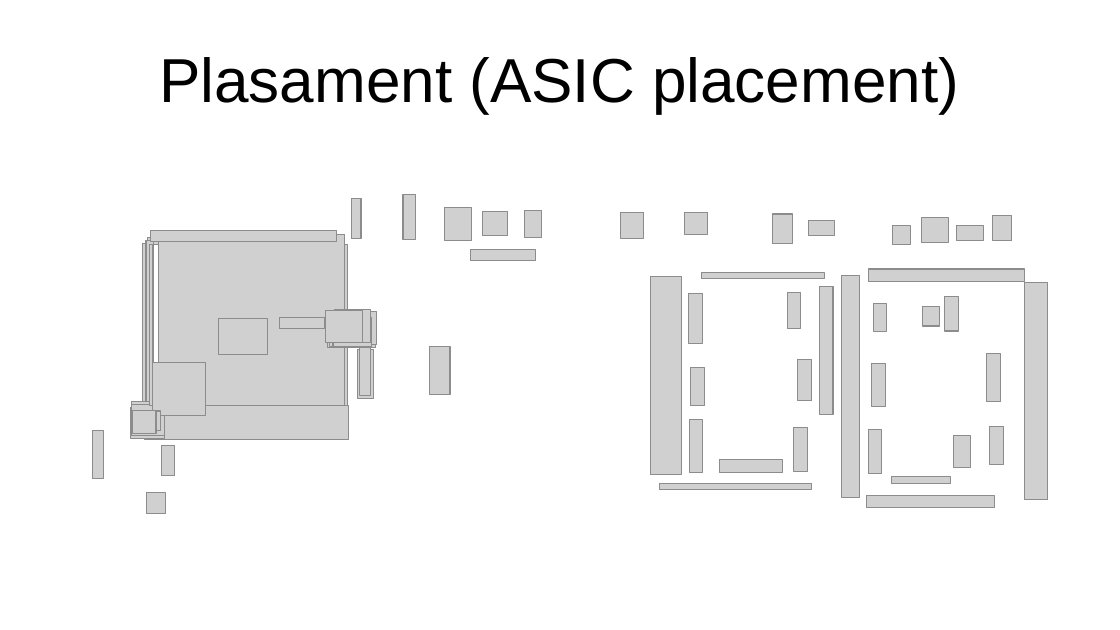
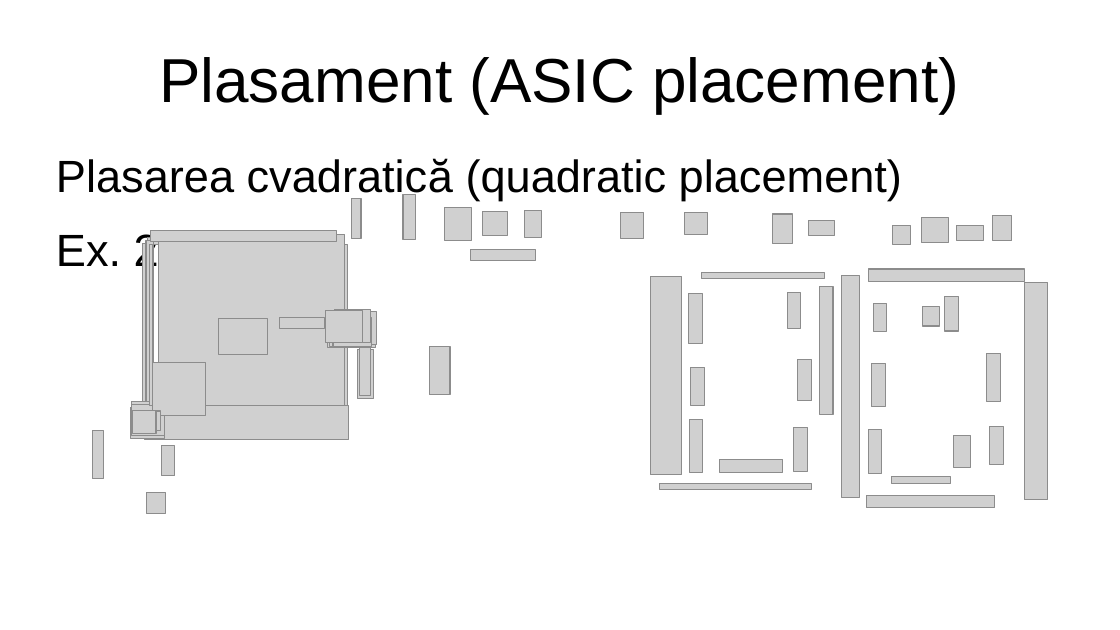
Before and after one commit to botondkirei/Suport_HDL, a slide deck: slide 12 of Curs_5_Plasarea/Placement.odp (slide 8 before the commit). Drawn at 1120x630 pixels with LibreOffice and Linux fonts; fonts in the diff are those of the drawing; grey boxes stand for pictures; background and template pictures are left out. Boxes give left, top, right and bottom in pixels: in the first picture for what was removed or moved away, otherwise in the second. Text is boxed around its words. In the diff, an @@ line names an element or a change of style, - is before the commit and + after.

```diff
--- a/Curs_5_Plasarea/Placement.odp
+++ b/Curs_5_Plasarea/Placement.odp
@@ text added at <box>56,158,902,275</box>, 32 pt, text #000000 @@
+Plasarea cvadratică (quadratic placement)
+Ex. 2.
```
Also in this commit, not shown: 7 other slides changed, 8 slides added, 1 slide removed, 1 other file.
